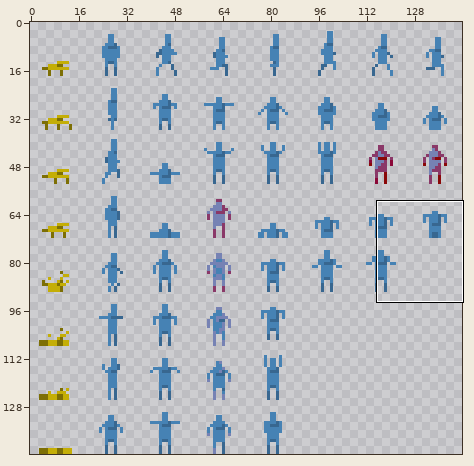
A sprite sheet gets an edit: media/images/sprites.png. The picture above shows the old version from afar; the outline marks the close-up.
Close-up. Earlier state:
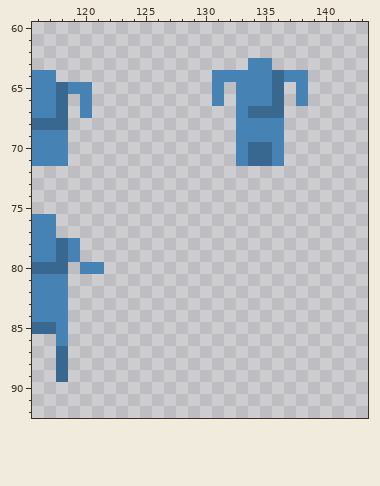
The file is 144x144 pixels. Shown: x 116..143, y 60..92.
And afterwards:
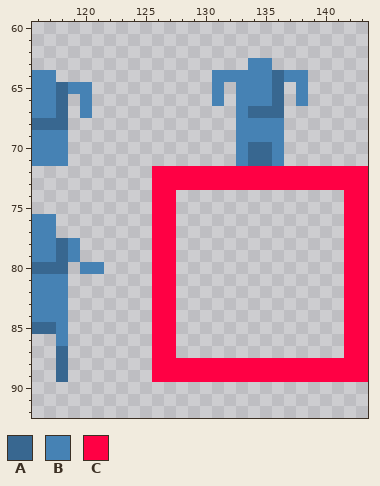
Palette (. is transparent): A #386790  B #4682b4  C #ff0044
Diff:
@@ x 116..143 @@
 71 BBB..............BAAB.......
-72 ............................
-73 ............................
-74 ............................
-75 ............................
-76 BB..........................
-77 BB..........................
-78 BBAB........................
-79 BBAB........................
-80 AAA.BB......................
-81 BBB.........................
-82 BBB.........................
-83 BBB.........................
-84 BBB.........................
-85 AAB.........................
-86 ..B.........................
-87 ..A.........................
-88 ..A.........................
-89 ..A.........................
+72 ..........CCCCCCCCCCCCCCCCCC
+73 ..........CCCCCCCCCCCCCCCCCC
+74 ..........CC..............CC
+75 ..........CC..............CC
+76 BB........CC..............CC
+77 BB........CC..............CC
+78 BBAB......CC..............CC
+79 BBAB......CC..............CC
+80 AAA.BB....CC..............CC
+81 BBB.......CC..............CC
+82 BBB.......CC..............CC
+83 BBB.......CC..............CC
+84 BBB.......CC..............CC
+85 AAB.......CC..............CC
+86 ..B.......CC..............CC
+87 ..A.......CC..............CC
+88 ..A.......CCCCCCCCCCCCCCCCCC
+89 ..A.......CCCCCCCCCCCCCCCCCC
 90 ............................
Pixel boxes of the changes (left, top, right, bottom) in both close-ups:
added: (152, 166, 368, 382)
